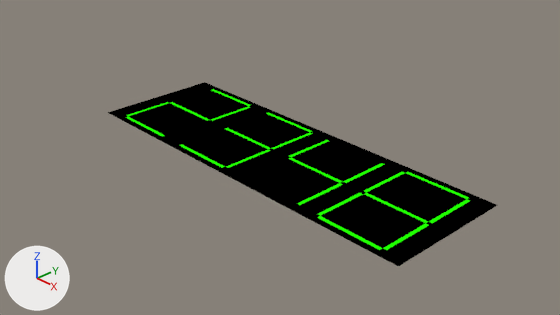
The Blender file digitalno.blend, before and after one commit.
The view is the same before and after, from the file's camera 'Camera'. The lights are fixed; the arrows at lower left show +X, +Y and +Z.
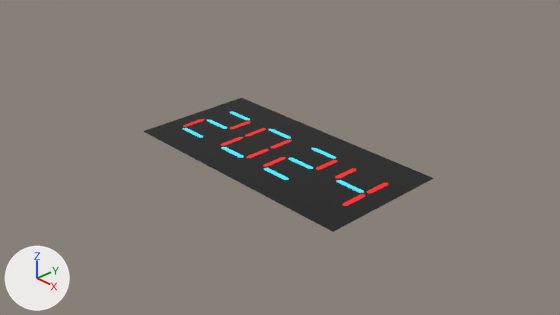
Changed parts and their boxes [x1, y1, x2, y2] in the pictures (560 x 315 px):
'Plane', recoloured, surface changed, reshaped, turned, rescaled
    before: [108, 82, 497, 266]
    after: [143, 98, 434, 232]
part 1 of me_plane, added (black)
    after: [143, 98, 434, 232]

Patch to the scene script:
```diff
--- a/digitalno.blend.py
+++ b/digitalno.blend.py
@@ ng_digital_number @@
 ng_digital_number = bpy.data.node_groups.new('Digital Number', 'ShaderNodeTree')
-# nodes: Group x6, Math x10
+# nodes: Group x6, Math x20
@@ ng_offset_no_1 @@
+ng_offset_no_1 = bpy.data.node_groups.new('Offset No', 'ShaderNodeTree')
+# nodes: Group, Math
@@ ng_single_no_001 @@
+ng_single_no_001 = bpy.data.node_groups.new('Single No.001', 'ShaderNodeTree')
+# nodes: Group, Mapping, Math, SeparateXYZ, TexCoord
@@ ng_gradient_001 @@
+ng_gradient_001 = bpy.data.node_groups.new('Gradient.001', 'ShaderNodeTree')
+# nodes: MapRange, Math
@@ mat_material @@
 mat_material = bpy.data.materials.new('Material')
-# nodes: Emission x2, Group, MixShader, OutputMaterial
-# colours: green #20ff01, black #000000
+# nodes: BsdfPrincipled, Group, OutputMaterial, ValToRGB
+# colours: black #000000, cyan #41e7ff, red #ff120d
@@ me_plane @@
 # used by ob_plane; location = (0.0, 0.0, 0.0); scale = (3.0, 1.0, 1.0)
-me_plane.from_pydata(...)  # 4 vertices, 1 face; spans x -1.0..1.0, y -1.0..1.0, z 0.0
+me_plane.from_pydata(...)  # 8385 vertices, 8192 faces; spans x -1.0..1.0, y -1.0..1.0, z 0.0
+# me_plane part 1: 8381 vertices added at x -1.0..1.0, y -1.0..1.0, z 0.0
 me_plane.materials.append(mat_material)
@@ ob_plane @@
 ob_plane.location = (0.0, 0.0, 0.0)
-ob_plane.scale = (3.0, 1.0, 1.0)
+ob_plane.rotation_euler = (0.0, 0.0, 1.571)  # degrees (0, 0, 90)
+ob_plane.scale = (1.0, 2.0, 1.0)
```
